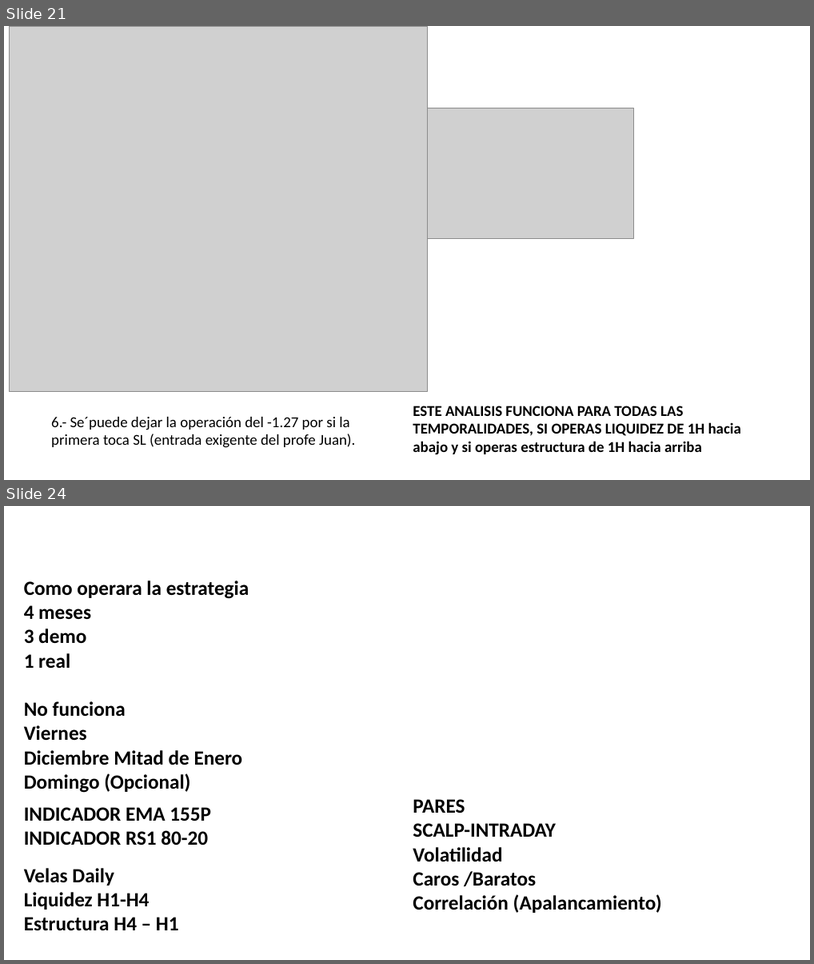
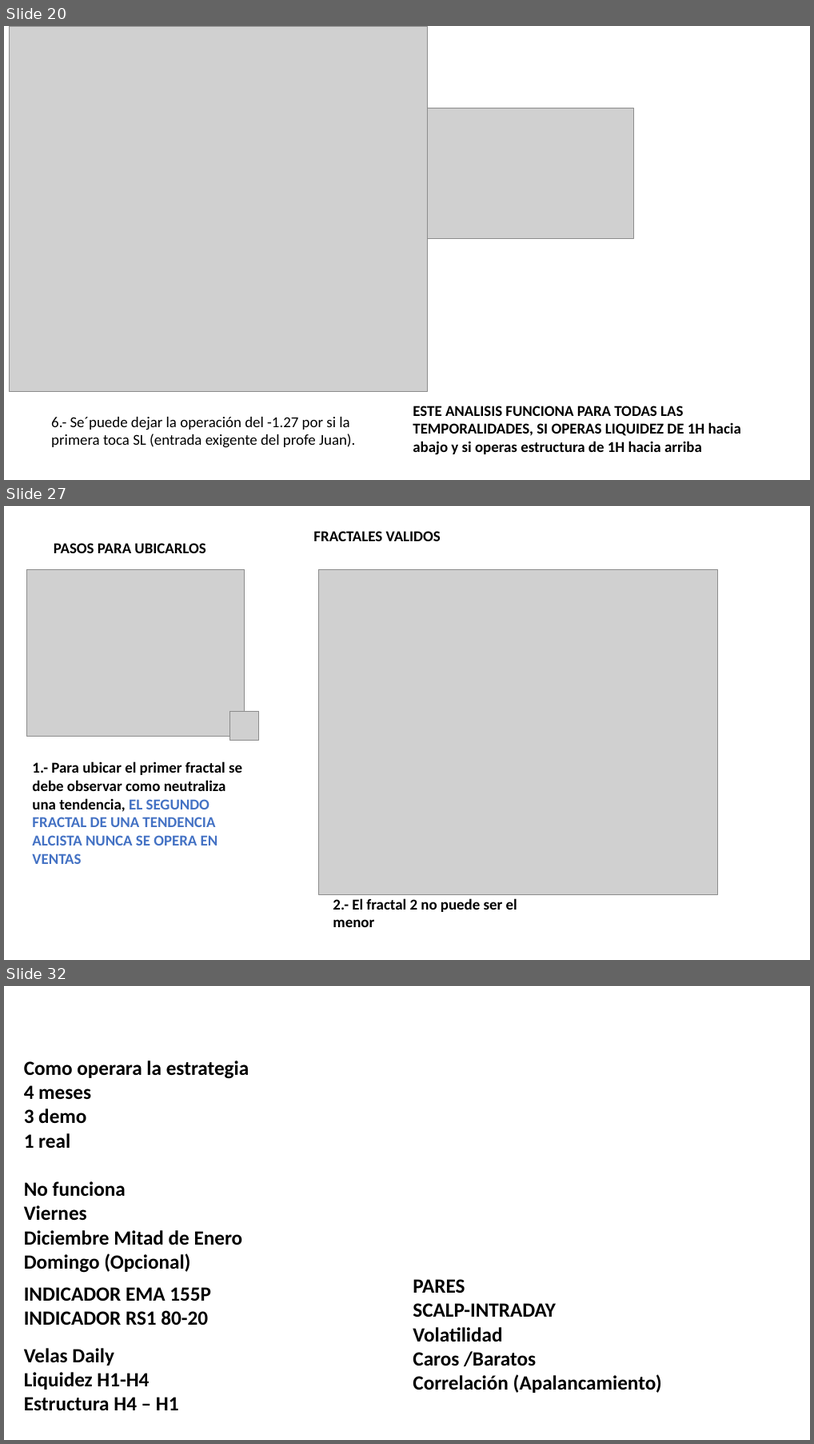
Before and after one commit to Edd1eware/Yields_Academy, a slide deck: Manual_YIELDS_ACADEMY.pptx. Shown one above the other, each under a label of ours: slides 21 and 24 before the commit, slides 20, 27 and 32 after it; the slides between them are not shown. The pictures are 814x964 and 814x1444 pixels, drawn with LibreOffice and Linux fonts; fonts in the diff are those of the drawing; grey boxes stand for pictures. Boxes give left, top, right and bottom in pixels: in the first picture for what was removed or moved away, otherwise in the second. Text is boxed around its words. In the diff, an @@ line names an element or a change of style, - is before the commit and + after.

Commit message:
fractales validos

```diff
--- a/Manual_YIELDS_ACADEMY.pptx
+++ b/Manual_YIELDS_ACADEMY.pptx
@@ slide 27 added at (x1=4, y1=506, x2=810, y2=960), background #FFFFFF @@
@@ text added at (x1=54, y1=543, x2=206, y2=553), 18 pt, text #000000, bold @@
+PASOS PARA UBICARLOS
@@ text added at (x1=314, y1=531, x2=441, y2=541), 18 pt, text #000000, bold @@
+FRACTALES VALIDOS
@@ picture added at (x1=26, y1=569, x2=245, y2=736) @@
@@ picture added at (x1=318, y1=569, x2=718, y2=895) @@
@@ picture added at (x1=230, y1=711, x2=259, y2=740) @@
@@ text added at (x1=32, y1=761, x2=242, y2=864), 18 pt, text #000000, bold @@
+1.- Para ubicar el primer fractal se debe observar como neutraliza una tendencia, EL SEGUNDO FRACTAL DE UNA TENDENCIA ALCISTA NUNCA SE OPERA EN VENTAS
@@ text added at (x1=333, y1=898, x2=518, y2=927), 18 pt, text #000000, bold @@
+2.- El fractal 2 no puede ser el menor
@@ what was slide 21 is now slide 20 @@
@@ what was slide 24 is now slide 32 @@
```
Also in this commit, not shown: 2 slides changed, 9 other slides added, 2 slides removed.
